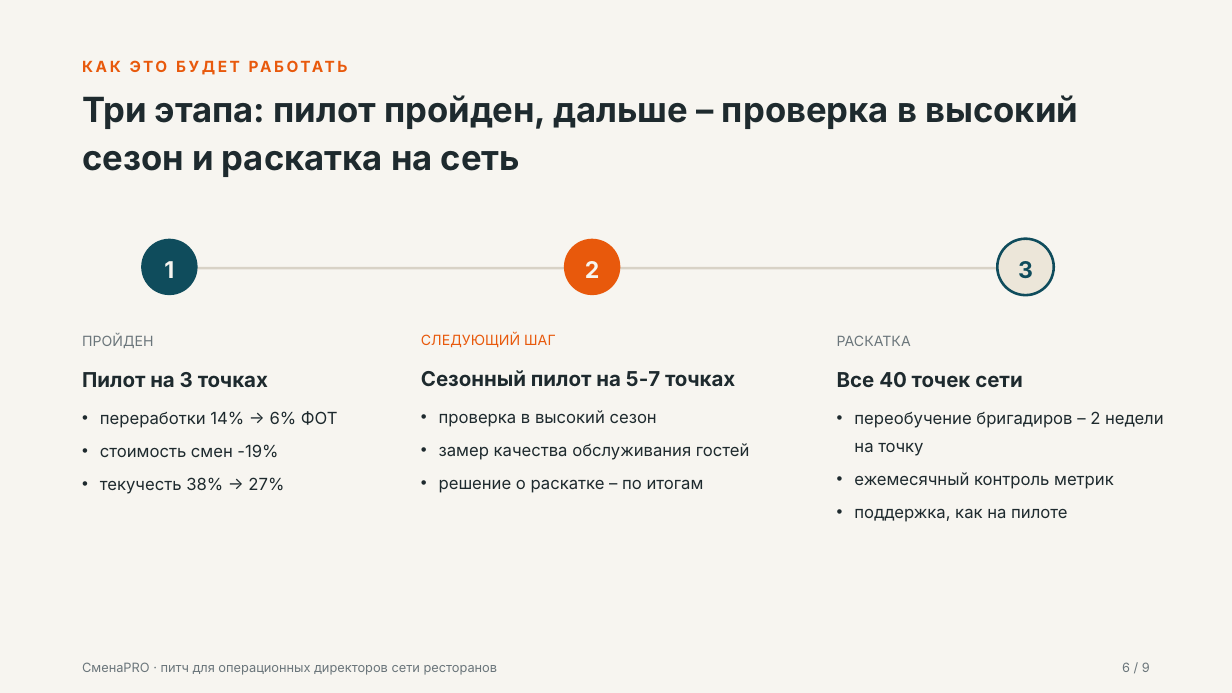
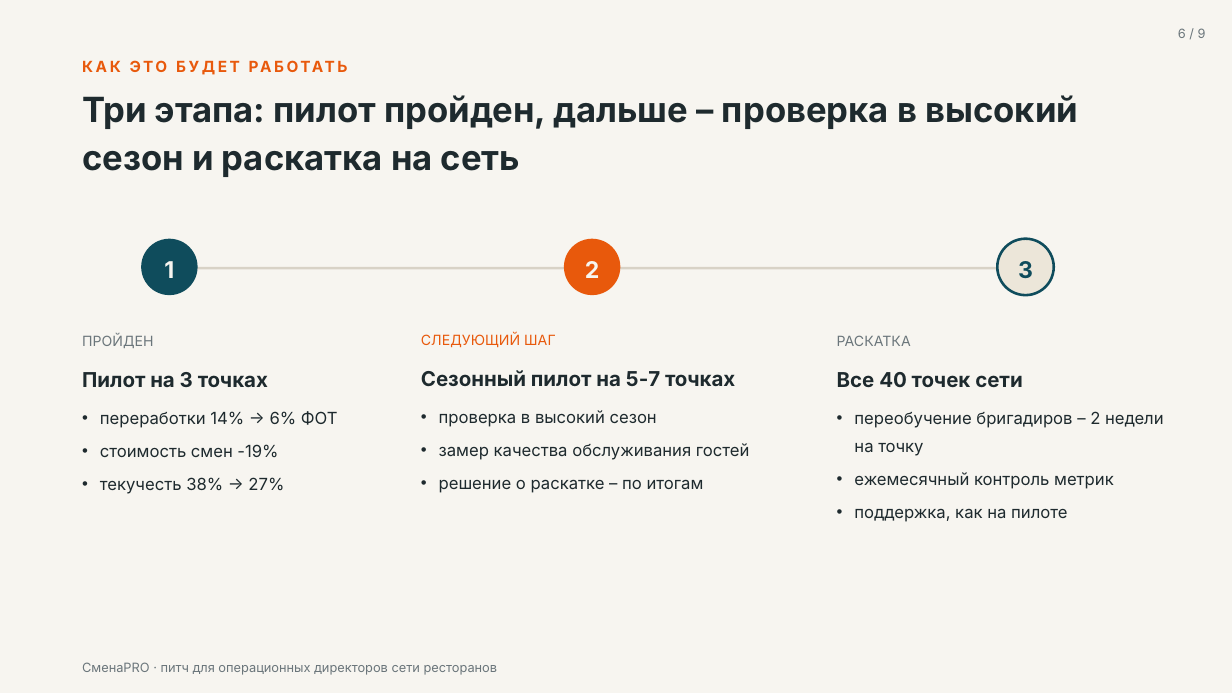
Before and after one commit to ipaingo/study, a slide deck: slide 6 of навыки публичных выступлений/Питч СменаPRO.pptx. Drawn at 1232x693 pixels with LibreOffice and Linux fonts; fonts in the diff are those of the drawing. Boxes give left, top, right and bottom in pixels: in the first picture for what was removed or moved away, otherwise in the second. Text is boxed around its words. In the diff, an @@ line names an element or a change of style, - is before the commit and + after.

```diff
--- a/навыки публичных выступлений/Питч СменаPRO.pptx
+++ b/навыки публичных выступлений/Питч СменаPRO.pptx
@@ text "6 / 9" moved from (x1=1122, y1=662, x2=1150, y2=672) to (x1=1178, y1=28, x2=1206, y2=38) @@
```
Also in this commit, not shown: 6 other slides changed, 3 other files.
